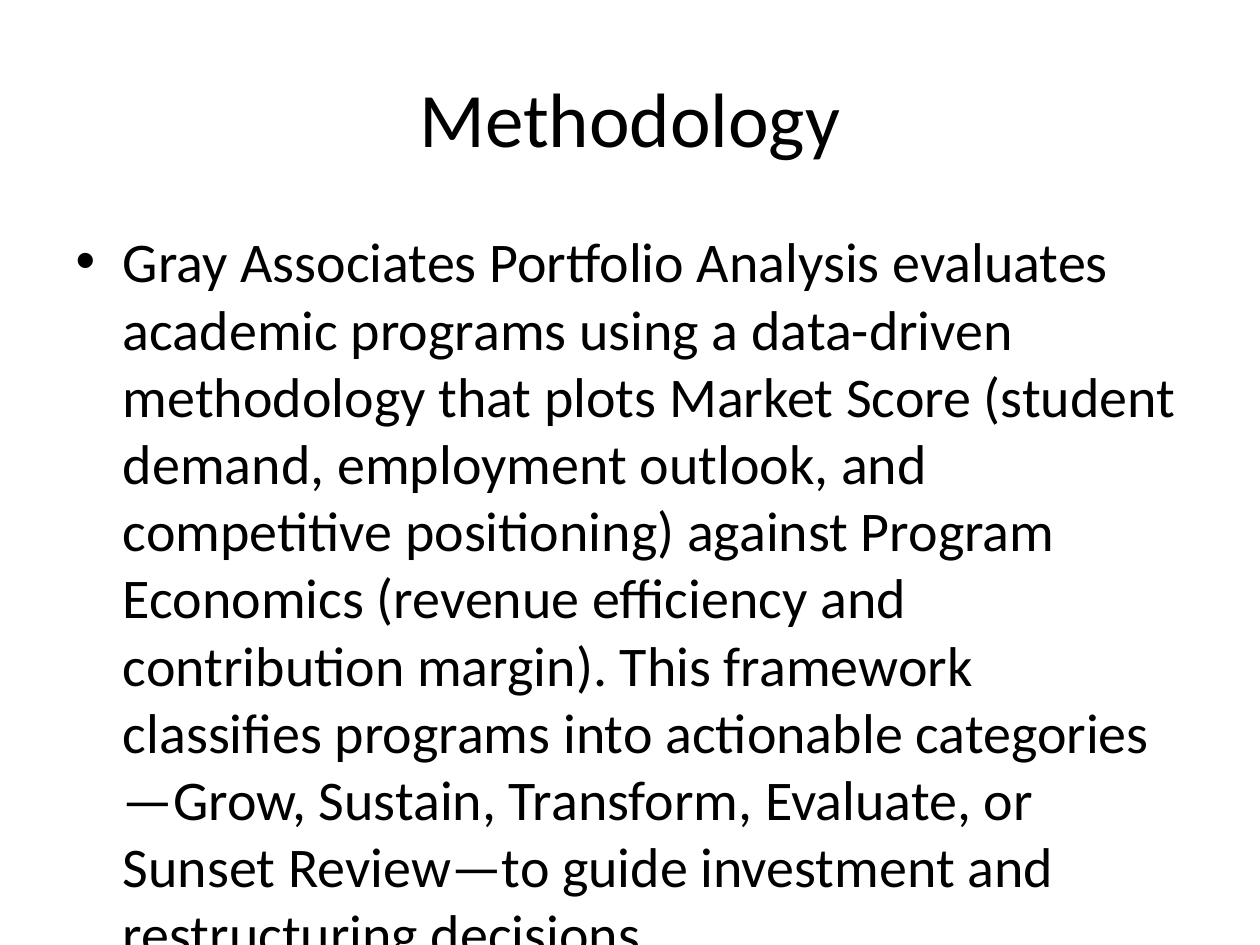
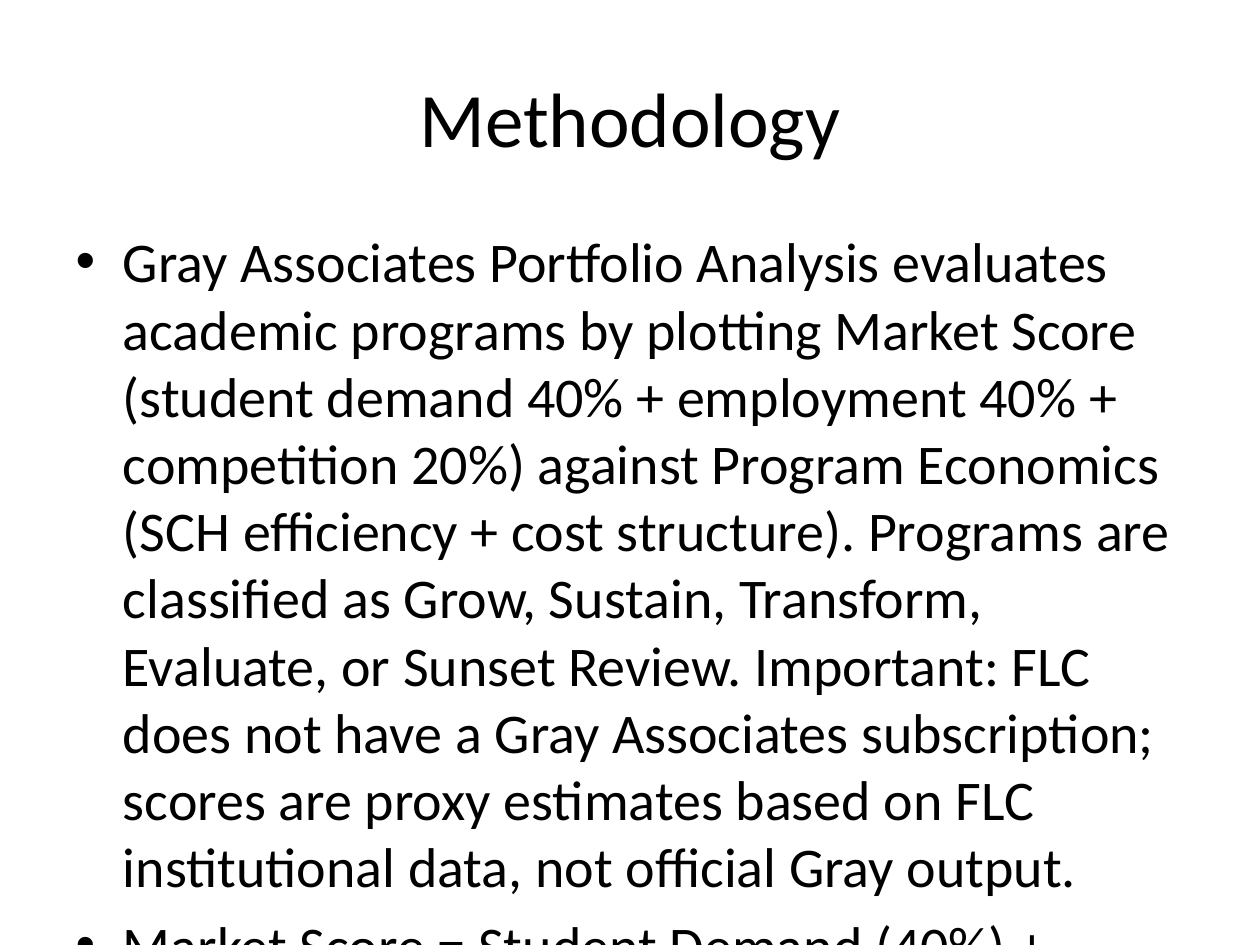
Before and after one commit to sarardm/flc-strategy-optimization-dashboard, a slide deck: slide 2 of generated_docs/Gray_Slide_Deck.pptx. Drawn at 1260x945 pixels with LibreOffice and Linux fonts; fonts in the diff are those of the drawing. Boxes give left, top, right and bottom in pixels: in the first picture for what was removed or moved away, otherwise in the second. Text is boxed around its words. In the diff, an @@ line names an element or a change of style, - is before the commit and + after.

```diff
--- a/generated_docs/Gray_Slide_Deck.pptx
+++ b/generated_docs/Gray_Slide_Deck.pptx
@@ text at (123, 243, 1169, 896): text changed @@
-• Gray Associates Portfolio Analysis evaluates academic programs using a data-driven methodology that plots Market Score (student demand, employment outlook, and competitive positioning) against Program Economics (revenue efficiency and contribution margin). This framework classifies programs into actionable categories—Grow, Sustain, Transform, Evaluate, or Sunset Review—to guide investment and restructuring decisions.
+• Gray Associates Portfolio Analysis evaluates academic programs by plotting Market Score (student demand 40% + employment 40% + competition 20%) against Program Economics (SCH efficiency + cost structure). Programs are classified as Grow, Sustain, Transform, Evaluate, or Sunset Review. Important: FLC does not have a Gray Associates subscription; scores are proxy estimates based on FLC institutional data, not official Gray output.
```
Also in this commit, not shown: 1 other slide changed, 15 other files.
